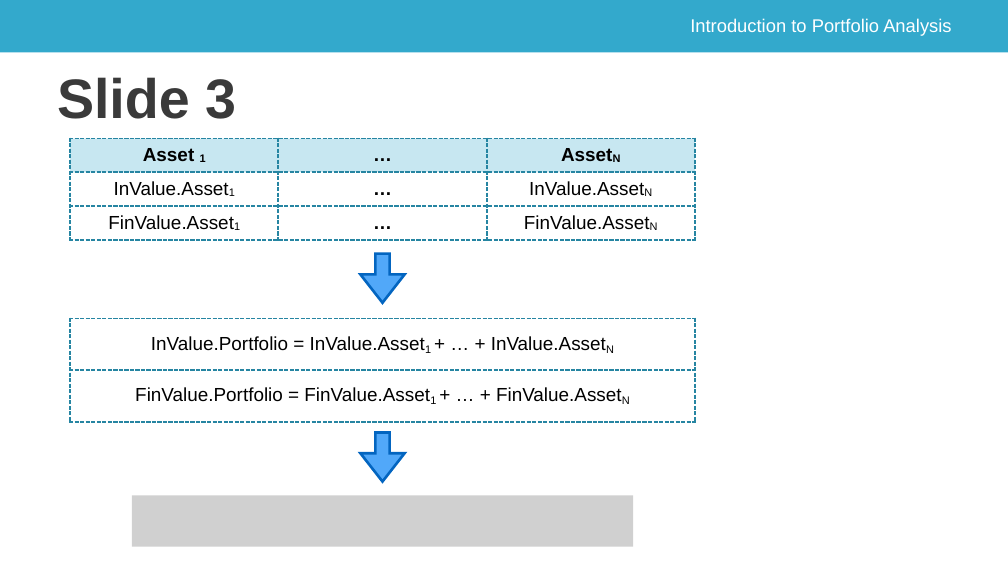
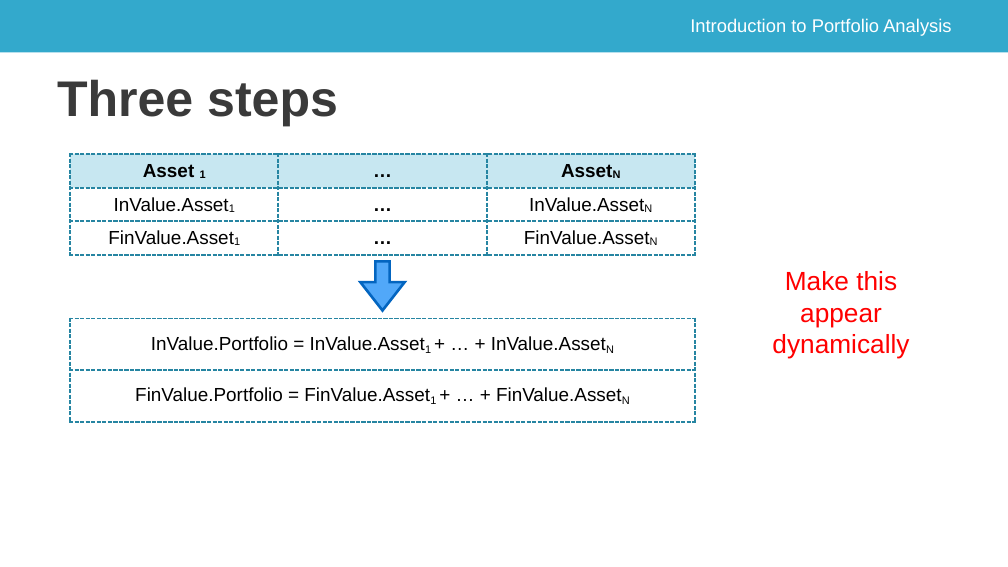
Before and after one commit to saciestudio/courses-intro-portfolio-analysis, a slide deck: slide 4 of scripts/ch_1_video_3.pptx (slide 3 before the commit). Drawn at 1008x567 pixels with LibreOffice and Linux fonts; fonts in the diff are those of the drawing; grey boxes stand for pictures; background and template pictures are left out. Boxes give left, top, right and bottom in pixels: in the first picture for what was removed or moved away, otherwise in the second. Text is boxed around its words. In the diff, an @@ line names an element or a change of style, - is before the commit and + after.

```diff
--- a/scripts/ch_1_video_3.pptx
+++ b/scripts/ch_1_video_3.pptx
@@ title at (57, 79, 338, 126): text changed; size 106 to 95.4 pt @@
-Slide 3
+Three steps
@@ table: place and size @@
-table at (70, 138, 695, 242)
+table at (70, 154, 695, 255)
@@ right arrow: place and size @@
-right arrow at (360, 254, 405, 303)
+right arrow at (360, 261, 405, 310)
@@ text added at (772, 271, 909, 359), 50 pt, text #FF0000 @@
+Make this appear dynamically
@@ right arrow removed at (360, 433, 405, 482) @@
@@ picture removed at (132, 495, 633, 547) @@
```
Also in this commit, not shown: 4 other slides changed, 5 slides added, 1 slide removed, 2 other files.
